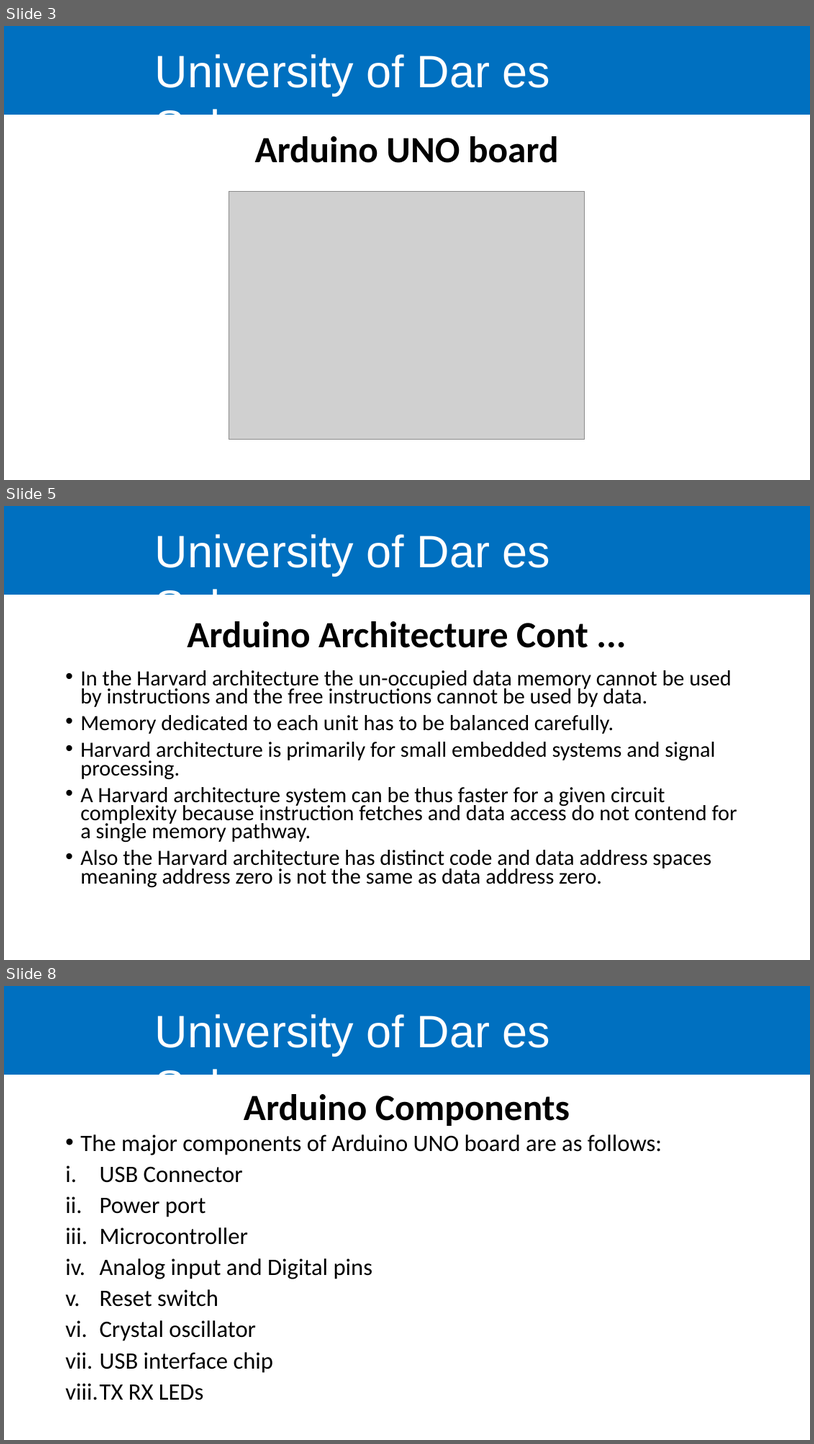
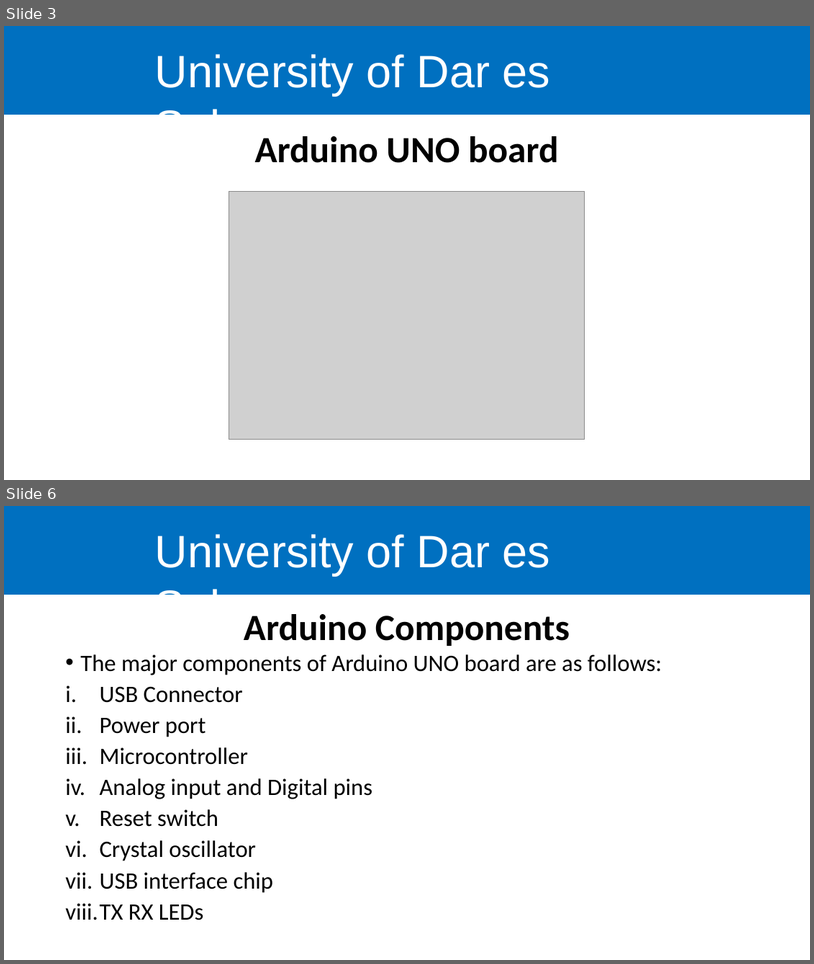
Before and after one commit to kelvkedyson/uissArduino, a slide deck: Lectures/ppts/Lecture 1.pptx. Shown one above the other, each under a label of ours: slides 3, 5 and 8 before the commit, slides 3 and 6 after it; the slides between them are not shown. The pictures are 814x1444 and 814x964 pixels, drawn with LibreOffice and Linux fonts; fonts in the diff are those of the drawing; grey boxes stand for pictures; background and template pictures are left out. Boxes give left, top, right and bottom in pixels: in the first picture for what was removed or moved away, otherwise in the second. Text is boxed around its words. In the diff, an @@ line names an element or a change of style, - is before the commit and + after.

Commit message:
Major changes to lecture 1 content, removed the architecture, added physical structure

```diff
--- a/Lectures/ppts/Lecture 1.pptx
+++ b/Lectures/ppts/Lecture 1.pptx
@@ slide 5 removed at (4,506,810,960), background #FFFFFF; not listed: 2 template elements that a slide beside it also shows @@
@@ title removed at (187,621,589,648) @@
-Arduino Architecture Cont ...
@@ text removed at (80,670,738,888) @@
-• In the Harvard architecture the un-occupied data memory cannot be used by instructions and the free instructions cannot be used by data.
-• Memory dedicated to each unit has to be balanced carefully.
-• Harvard architecture is primarily for small embedded systems and signal processing.
-• A Harvard architecture system can be thus faster for a given circuit complexity because instruction fetches and data access do not contend for a single memory pathway.
-• Also the Harvard architecture has distinct code and data address spaces meaning address zero is not the same as data address zero.
@@ what was slide 8 is now slide 6 @@
```
Also in this commit, not shown: 1 slide changed, 4 slides added, 4 other slides removed, 1 other file.
